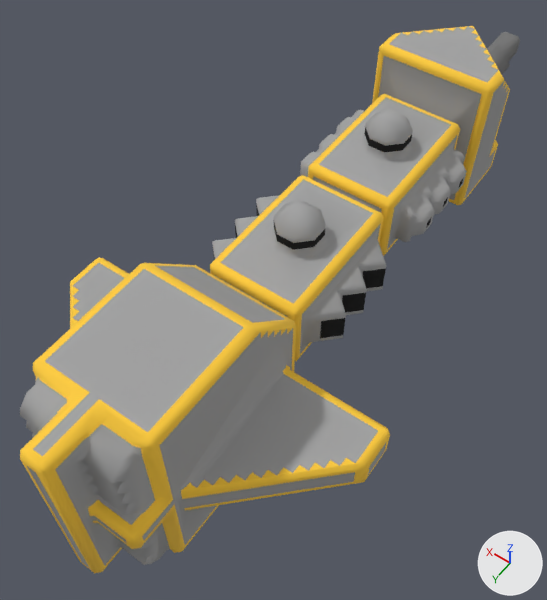
What one commit did to the OBJ model src/jsMain/resources/meshes/mechyrdia-4-honos-class.obj.
The view is the same before and after, from a 50 mm camera at (-29.1, 55.2, 74.1) aimed at (2.2, 11.4, 5.2). Every picture has the same lights, and +X, +Y and +Z are marked at lower right. Where no turn or scale is listed for an object, it has been applied to the vertices.

The first picture shows 'mechyrdia-4-honos-class'.
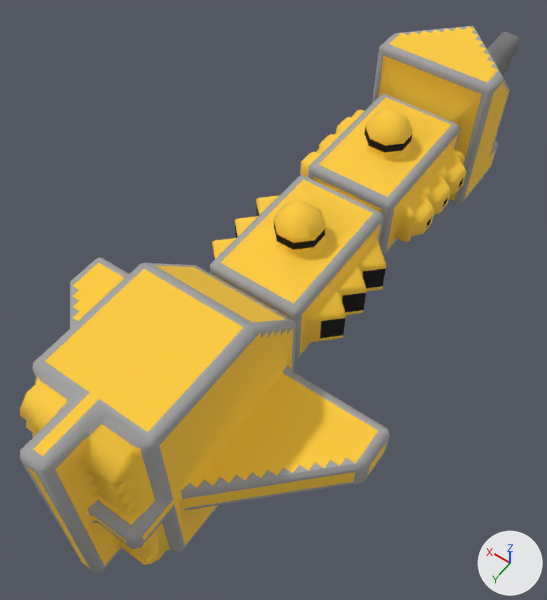
The newer file is also turned or shifted as a whole; pictures and numbers use the older file's frame.

Changed parts and their boxes [x1, y1, x2, y2] in the pictures (547 x 600 px; the box of a moved part takes in the faces that stretch with it):
part 1 of me_mechyrdia_4_honos_class, built on
    before: [256, 198, 260, 214]
    after: [212, 219, 386, 320]
part 2 of me_mechyrdia_4_honos_class, moved or reshaped
    before: [54, 305, 93, 463]
    after: [70, 281, 73, 328]
part 3 of me_mechyrdia_4_honos_class, surface changed (grey to yellow)
    both: [20, 26, 510, 573]

The change in detail:
me_mechyrdia_4_honos_class is used by ob_mechyrdia_4_honos_class; location (0.0, 0.0, 0.0).
me_mechyrdia_4_honos_class had 1870 vertices, 3499 faces and spanned x -18.5..18.5, y -45.5..45.5, z 0.0..23.0.
me_mechyrdia_4_honos_class now has 1880 vertices, 3503 faces and spans x -18.5..18.5, y -45.5..45.5, z 0.0..23.0.
me_mechyrdia_4_honos_class part 1: 3 vertices removed from x -7.0..8.0, y 6.5..15.5, z 9.5..13.5; 7 vertices added at x -8.0..8.0, y 6.5..20.5, z 13.5..18.5.
me_mechyrdia_4_honos_class part 2: 3 vertices removed from x -2.0..11.0, y 33.5..42.0, z 11.5..21.0; 6 vertices added at x -2.0..15.0, y 29.5..42.0, z 0.5..11.5.
me_mechyrdia_4_honos_class part 3: 2928 kept faces spanning x -18.5..18.5, y -32.5..45.5, z 0.0..23.0 get new texture (UV) coordinates.
